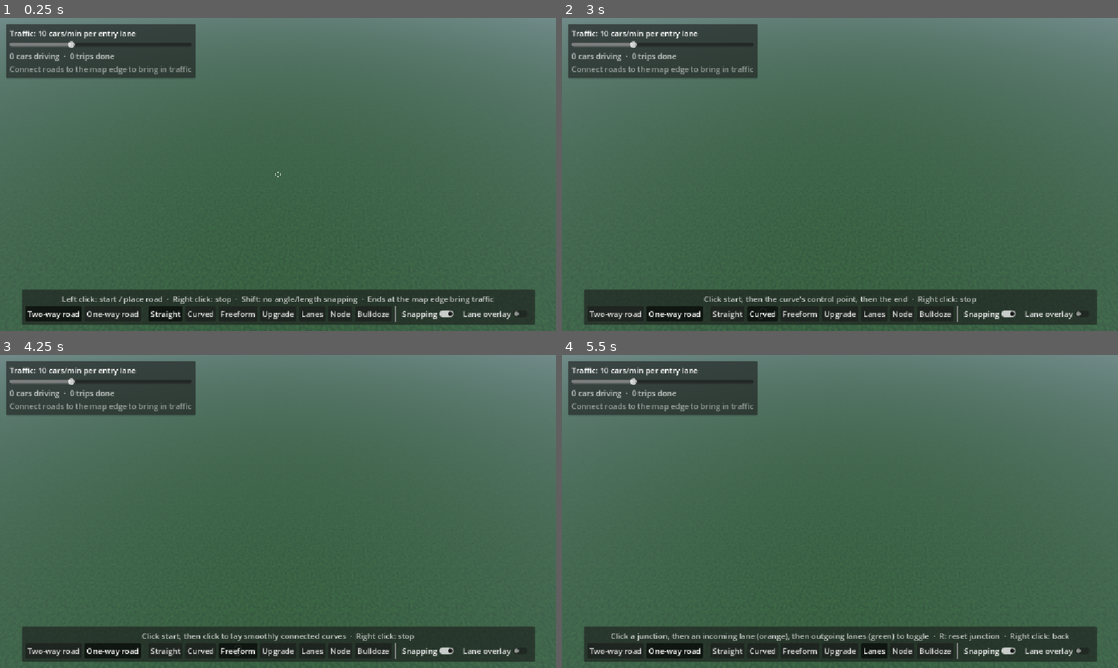
Above: before the commit, frames 1-4 (two rows, left to right).
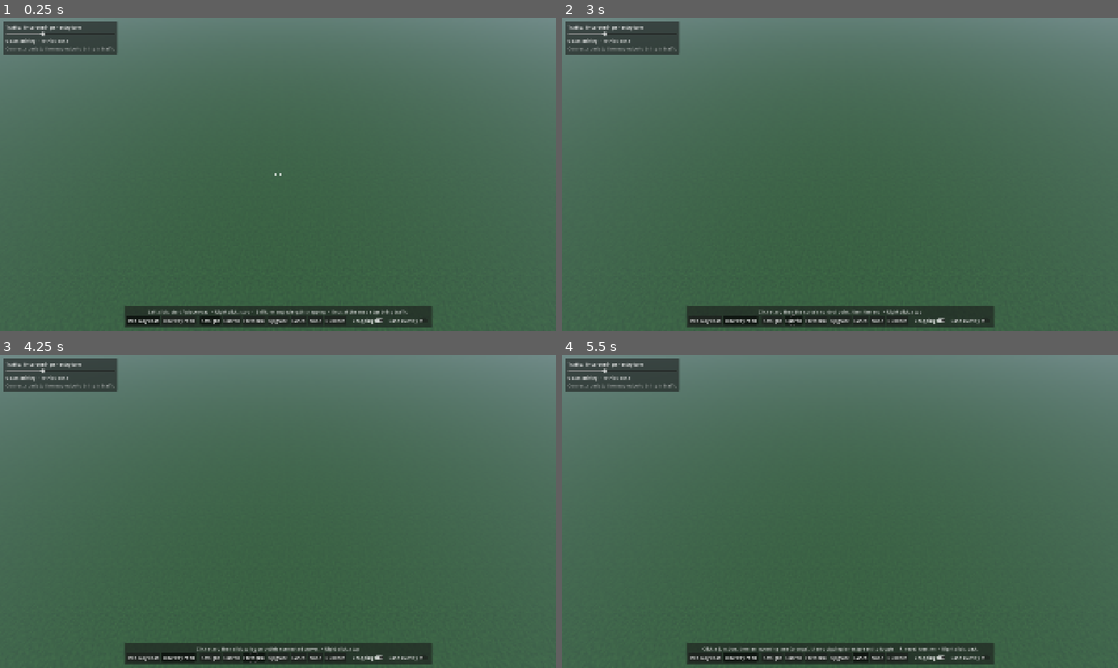
Above: after the commit, the same moments.

Repository: C01M/City-Builder
Game: Godot game, scene res://scenes/main.tscn
Two runs of this game, one before a commit and one after it. Both use one fixed random seed, a clock stepped at 60 frames per second and the inputs below.
Inputs:
- Up to frame 1 (0.25 s): no input
- Up to frame 2 (3 s): click "Two-way road" at 0.5 s; click "One-way road" at 1.25 s; click "Straight" at 2 s; click "Curved" at 2.75 s
- Up to frame 3 (4.25 s): click "Freeform" at 3.5 s
- Up to frame 4 (5.5 s): click "Upgrade" at 4.25 s; click "Lanes" at 5 s

The runs differ from the first frame. In frame 1, 14% of the frame differs, in the area x 0-97%, y 1-99%; in frame 2, 13%; in frame 3, 14%; in frame 4, 14%.

Commit message:
Wait at conflict points inside junctions, faster turns, fullscreen
Cars now reserve the conflict zones along their path through a junction
one at a time (first come, first served by request time) instead of the
whole path, and wait just before the first zone they can't reserve, so
e.g. a left turn waits in the middle at the oncoming lane. Cars also
follow a car that turned off their lane while its tail is still in it.
Throughput at a 4-way at 10 cars/min per lane rose from 126 to 148
trips in 5 minutes (102 to 143 with 12 m curbs).

Turns are about 50% faster (lateral grip 3 -> 7 m/s²) and cars waiting
for a junction approach at up to 35 km/h instead of 20.

The game opens borderless fullscreen with a 1920x1080 base size.

Co-Authored-By: Claude Opus 5.5 <noreply@anthropic.com>

Diff:
--- a/project.godot
+++ b/project.godot
@@ -17,6 +17,9 @@
 
 [display]
 
+window/size/viewport_width=1920
+window/size/viewport_height=1080
+window/size/mode=3
 window/stretch/mode="canvas_items"
 window/stretch/aspect="expand"
 
--- a/scripts/traffic/traffic_graph.gd
+++ b/scripts/traffic/traffic_graph.gd
@@ -5,9 +5,10 @@
 ## Rebuilt whenever the network changes.
 
 ## Comfortable sideways acceleration in curves (m/s²); sets curve speed limits.
-const LATERAL_ACCEL := 3.0
-## Junction paths closer than this (m) can't be driven at the same time.
-const CONFLICT_DISTANCE := 2.2
+const LATERAL_ACCEL := 7.0
+## Where junction paths come closer than this (m, center line to center line),
+## cars on them could touch: that stretch of both paths is a conflict zone.
+const ZONE_DISTANCE := 2.8
 ## Road ends this close to the map edge count as outside connections.
 const BORDER_TOLERANCE := 3.0
 
@@ -29,8 +30,11 @@
 	var speed_limit := PackedFloat32Array()
 	var length: float = 0.0
 	var next: Array[int] = []
-	## Connection pieces at the same junction that can't be used at the same time.
+	## Connection pieces at the same junction that share a conflict zone with this one.
 	var conflicts: Array[int] = []
+	## Conflict zones along this connection, sorted by start:
+	## {zone: zone id, side: 0 / 1 (which piece of the zone this is), start, end (distance along this piece)}.
+	var zones: Array[Dictionary] = []
 	var bounds: Rect2
 
 	## Index of the polyline segment containing distance `s`.
@@ -128,6 +132,8 @@
 
 
 var pieces: Array[Piece] = []
+## Number of conflict zones (ids 0 .. zone_count - 1).
+var zone_count: int = 0
 var lane_pieces: Dictionary = {}  # lane key -> piece id
 ## Dead-end nodes on the map border, where traffic enters and leaves.
 var outside_nodes: Array[int] = []
@@ -263,32 +269,55 @@
 	return p
 
 
+## Finds where pairs of paths through a junction come close (cross, merge into the
+## same exit lane, or split from the same entry lane) and records a conflict zone
+## on both. Cars on the very same path just follow each other.
 func _find_conflicts(conns: Array[Piece]) -> void:
 	for i in conns.size():
 		for j in range(i + 1, conns.size()):
 			var a := conns[i]
 			var b := conns[j]
-			# Paths from the same lane diverge inside the junction: a turning car's
-			# tail can still block a follower going another way, so they conflict too.
-			# (Cars on the very same path just follow each other.)
-			if a.in_key == b.in_key or a.out_key == b.out_key or _paths_close(a.points, b.points):
-				a.conflicts.append(b.id)
-				b.conflicts.append(a.id)
-
-
-static func _paths_close(a: PackedVector3Array, b: PackedVector3Array) -> bool:
-	for i in a.size() - 1:
-		var a0 := Vector2(a[i].x, a[i].z)
-		var a1 := Vector2(a[i + 1].x, a[i + 1].z)
-		for j in b.size() - 1:
-			var b0 := Vector2(b[j].x, b[j].z)
-			var b1 := Vector2(b[j + 1].x, b[j + 1].z)
-			if Geometry2D.segment_intersects_segment(a0, a1, b0, b1) != null:
-				return true
-			if Geometry2D.get_closest_point_to_segment(a0, b0, b1).distance_to(a0) < CONFLICT_DISTANCE \
-					or Geometry2D.get_closest_point_to_segment(b0, a0, a1).distance_to(b0) < CONFLICT_DISTANCE:
-				return true
-	return false
+			var za := _close_stretch(a, b)
+			var zb := _close_stretch(b, a)
+			if za.x < 0.0 or zb.x < 0.0:
+				continue
+			# Paths from the same lane: a turning car's tail can still block a
+			# follower going another way until the paths have split.
+			if a.in_key == b.in_key:
+				za.x = 0.0
+				zb.x = 0.0
+			# Paths into the same lane: the zone runs to the lane, where cars follow.
+			if a.out_key == b.out_key:
+				za.y = a.length
+				zb.y = b.length
+			var id := zone_count
+			zone_count += 1
+			a.zones.append({"zone": id, "side": 0, "start": za.x, "end": za.y})
+			b.zones.append({"zone": id, "side": 1, "start": zb.x, "end": zb.y})
+			a.conflicts.append(b.id)
+			b.conflicts.append(a.id)
+	for p in conns:
+		p.zones.sort_custom(func(x: Dictionary, y: Dictionary) -> bool: return x.start < y.start)
+
+
+## Stretch of `a` (Vector2(start, end) distance along it) within ZONE_DISTANCE of
+## `b`, widened by one sample on each side. (-1, -1) if they never come close.
+static func _close_stretch(a: Piece, b: Piece) -> Vector2:
+	var lo := INF
+	var hi := -INF
+	for i in a.points.size():
+		var p := Vector2(a.points[i].x, a.points[i].z)
+		for j in b.points.size() - 1:
+			var b0 := Vector2(b.points[j].x, b.points[j].z)
+			var b1 := Vector2(b.points[j + 1].x, b.points[j + 1].z)
+			if Geometry2D.get_closest_point_to_segment(p, b0, b1).distance_to(p) < ZONE_DISTANCE:
+				lo = minf(lo, a.dist[i])
+				hi = maxf(hi, a.dist[i])
+				break
+	if lo == INF:
+		return Vector2(-1.0, -1.0)
+	var step := a.length / maxf(a.points.size() - 1, 1)
+	return Vector2(maxf(lo - step, 0.0), minf(hi + step, a.length))
 
 
 static func _circumradius(a: Vector3, b: Vector3, c: Vector3) -> float:
--- a/scripts/traffic/traffic_manager.gd
+++ b/scripts/traffic/traffic_manager.gd
@@ -23,9 +23,9 @@
 const LOOKAHEAD := 150.0
 const MAX_CARS := 800
 const STOP_LINE_MARGIN := 0.5
-## Until a car has reserved its path through a junction with crossing traffic,
-## it approaches the stop line no faster than this (m/s, ~20 km/h)...
-const JUNCTION_APPROACH_SPEED := 6.0
+## Until a car has reserved its way through a junction with crossing traffic,
+## it approaches where it may have to stop no faster than this (m/s, ~35 km/h)...
+const JUNCTION_APPROACH_SPEED := 9.7
 ## ...and asks for the junction once it is this close (m).
 const JUNCTION_REQUEST_DISTANCE := 35.0
 const SPAWN_SPEED := 12.0
@@ -48,10 +48,15 @@
 	var accel: float = 0.0
 	var dest_node: int = -1
 	var color: Color
-	## Route indices of junction connections this car has reserved.
-	var granted: Dictionary = {}
-	var requested_piece: int = -1
+	## Junction path (route index) whose conflict zones the car is queued for, and since when.
+	var request_k: int = -1
 	var request_time: float = 0.0
+	## Zones queued for: zone id -> side.
+	var pending: Dictionary = {}
+	## Zones reserved: {zone, side, k (route index of the junction path), end (zone end along it)}.
+	var held: Array[Dictionary] = []
+	## Junction paths the car may enter because their exit lane had room: route index -> piece id.
+	var committed: Dictionary = {}
 	var front_pos := Vector3.ZERO
 	var heading := Vector3.FORWARD
 	## What limited the car most this step: "free", "curve", "leader", "junction" (for debugging).
@@ -72,8 +77,11 @@
 var _next_car_id := 1
 var _dirty := true
 var _spawn_due: Dictionary = {}  # entry piece id -> time of next spawn
-var _reserved: Dictionary = {}  # connection piece id -> Array of Car
-var _pending: Dictionary = {}  # connection piece id -> Array of Car waiting
+## Per conflict zone id: [cars holding side 0, cars holding side 1].
+var _zone_holders: Array = []
+## Per conflict zone id: [cars queued for side 0, cars queued for side 1].
+var _zone_pending: Array = []
+var _entering: Dictionary = {}  # connection piece id -> Array of Car committed to it
 var _piece_cars: Dictionary = {}  # piece id -> Array of Car, sorted by s
 var _multimesh: MultiMesh
 var _markers: MeshInstance3D
@@ -150,8 +158,12 @@
 func _rebuild_graph() -> void:
 	_dirty = false
 	graph = TrafficGraph.build(network, map_half_size, MAX_SPEED)
-	_reserved.clear()
-	_pending.clear()
+	_zone_holders.clear()
+	_zone_pending.clear()
+	for i in graph.zone_count:
+		_zone_holders.append([[], []])
+		_zone_pending.append([[], []])
+	_entering.clear()
 	_piece_cars.clear()
 	_spawn_due.clear()
 	var kept: Array[Car] = []
@@ -184,11 +196,18 @@
 	car.route = route
 	car.index = 0
 	car.s = best_s
-	car.granted.clear()
-	car.requested_piece = -1
+	car.held.clear()
+	car.pending.clear()
+	car.committed.clear()
+	car.request_k = -1
 	var piece := graph.pieces[best_piece]
 	if piece.is_connection:
-		_grant(car, piece, 0)
+		# Already inside the junction: it takes the zones it still has to pass.
+		car.committed[0] = piece.id
+		_entering_list(piece.id).append(car)
+		for z: Dictionary in piece.zones:
+			if car.s - CAR_LENGTH <= z.end:
+				_take(car, z, 0)
 	_piece_list(best_piece).append(car)
 	return true
 
@@ -276,6 +295,8 @@
 	var to_piece := -car.s  # distance from the car's front to the start of piece k
 	var leader_found := false
 	var junction_checked := false
+	## Where the car has to stop for a junction (distance from its front).
+	var stop := INF
 	var k := car.index
 	while k < car.route.size() and to_piece < LOOKAHEAD:
 		var p := graph.pieces[car.route[k]]
@@ -289,34 +310,53 @@
 					var vl := p.speed_limit[i]
 					v0 = minf(v0, sqrt(vl * vl + 2.0 * COMFORT_DECEL * d))
 					need = maxf(need, (v * v - vl * vl) / (2.0 * maxf(d, 0.5)))
-		# Next junction: stop at the line unless our path through it is reserved.
-		if p.is_connection and k > car.index and not junction_checked:
-			junction_checked = true
-			if not p.conflicts.is_empty() and not car.granted.has(k):
-				var to_line := maxf(to_piece - STOP_LINE_MARGIN, 0.0)
-				if to_line >= JUNCTION_REQUEST_DISTANCE or not _try_reserve(car, p, k):
-					# We stop at the line, so cars beyond it don't matter yet.
-					leader_found = true
-					var va := JUNCTION_APPROACH_SPEED
-					approach = minf(approach, sqrt(va * va + 2.0 * COMFORT_DECEL * to_line))
-					approach_need = (v * v - va * va) / (2.0 * maxf(to_line, 0.5))
-					if to_line < JUNCTION_REQUEST_DISTANCE:
-						# A stop line needs no time gap, just room to stop.
-						var term := _idm_interaction(v, to_line, v, 0.0)
-						if term < accel:
-							accel = term
-							car.limit = "junction"
-		# Car ahead.
+		# Junction (the one we're in, then the next): drive up to the first
+		# conflict zone we can't reserve yet and wait there.
+		if p.is_connection and not p.zones.is_empty() and stop == INF and not junction_checked:
+			junction_checked = k > car.index
+			stop = _junction_stop(car, p, k, to_piece)
+			if stop < INF:
+				var va := JUNCTION_APPROACH_SPEED
+				approach = minf(approach, sqrt(va * va + 2.0 * COMFORT_DECEL * stop))
+				approach_need = (v * v - va * va) / (2.0 * maxf(stop, 0.5))
+				if stop < JUNCTION_REQUEST_DISTANCE:
+					# A stop point needs no time gap, just room to stop.
+					var term := _idm_interaction(v, stop, v, 0.0)
+					if term < accel:
+						accel = term
+						car.limit = "junction"
+		# Car ahead (cars beyond where we have to stop don't matter yet).
 		if not leader_found:
 			for other: Car in _piece_cars.get(p.id, []):
 				if other == car or (k == car.index and other.s <= car.s):
 					continue
-				var term := _idm_interaction(v, to_piece + other.s - CAR_LENGTH, v - other.v, TIME_HEADWAY)
-				if term < accel:
-					accel = term
-					car.limit = "leader"
+				var gap := to_piece + other.s - CAR_LENGTH
+				if gap <= stop:
+					var term := _idm_interaction(v, gap, v - other.v, TIME_HEADWAY)
+					if term < accel:
+						accel = term
+						car.limit = "leader"
 				leader_found = true
 				break
+			# A car that just turned off this lane onto another path through the
+			# junction may still have its tail in the lane (e.g. waiting inside).
+			if not leader_found and not p.is_connection:
+				var next_on_route := car.route[k + 1] if k + 1 < car.route.size() else -1
+				for nid in p.next:
+					var list: Array = _piece_cars.get(nid, [])
+					if nid == next_on_route or list.is_empty():
+						continue
+					var other: Car = list[0]
+					if other.s < CAR_LENGTH:
+						var gap := to_piece + p.length + other.s - CAR_LENGTH
+						if gap <= stop:
+							var term := _idm_interaction(v, gap, v - other.v, TIME_HEADWAY)
+							if term < accel:
+								accel = term
+								car.limit = "leader"
+						leader_found = true
+			if to_piece + p.length > stop:
+				leader_found = true
 		to_piece += p.length
 		k += 1
 	if accel == INF:
@@ -347,41 +387,103 @@
 	return -MAX_ACCEL * (desired / g) * (desired / g)
 
 
-## Tries to reserve junction path `p` (route index `k`). First come, first served
-## among conflicting paths, and only if the exit lane has room.
-func _try_reserve(car: Car, p: TrafficGraph.Piece, k: int) -> bool:
-	if car.requested_piece != p.id:
-		_cancel_request(car)
-		car.requested_piece = p.id
-		car.request_time = _time
-		_pending_list(p.id).append(car)
-	for cid in p.conflicts:
-		if not (_reserved.get(cid, []) as Array).is_empty():
+## Where the car must stop for junction path `p` (route index `k`, starting
+## `to_piece` m ahead of its front), as a distance from its front: at the stop
+## line while it's far off or its exit lane is full, otherwise just before the
+## first conflict zone it can't reserve yet. INF if it may drive through.
+## Zones are reserved in order along the path, first come first served by the
+## time cars asked for the junction, so waiting cars never wait on each other in
+## a circle.
+func _junction_stop(car: Car, p: TrafficGraph.Piece, k: int, to_piece: float) -> float:
+	var on_piece := k == car.index
+	if not on_piece:
+		var to_line := maxf(to_piece - STOP_LINE_MARGIN, 0.0)
+		if to_line >= JUNCTION_REQUEST_DISTANCE:
+			return to_line
+		_request(car, p, k)
+		if not car.committed.has(k):
+			# Don't block the junction: the exit lane needs room for everyone entering.
+			if not _exit_has_room(p):
+				return to_line
+			car.committed[k] = p.id
+			_entering_list(p.id).append(car)
+	for z: Dictionary in p.zones:
+		if _holds(car, z.zone, k):
+			continue
+		if on_piece and car.s - CAR_LENGTH > z.end:
+			continue  # already past it
+		if on_piece and car.s >= z.start:
+			_take(car, z, k)  # already in it
+			continue
+		if not _can_take(car, z.zone, z.side):
+			return maxf(to_piece + z.start - STOP_LINE_MARGIN, 0.0)
+		_take(car, z, k)
+	return INF
+
+
+func _exit_has_room(p: TrafficGraph.Piece) -> bool:
+	var out_cars: Array = _piece_cars.get(p.next[0], [])
+	if out_cars.is_empty():
+		return true
+	var last: Car = out_cars[0]
+	var needed := ((_entering.get(p.id, []) as Array).size() + 1) * (CAR_LENGTH + MIN_GAP)
+	return last.s - CAR_LENGTH >= needed or last.v >= 2.0
+
+
+## Queues the car for every conflict zone of junction path `p`.
+func _request(car: Car, p: TrafficGraph.Piece, k: int) -> void:
+	if car.request_k == k:
+		return
+	_cancel_request(car)
+	car.request_k = k
+	car.request_time = _time
+	for z: Dictionary in p.zones:
+		if not _holds(car, z.zone, k):
+			(_zone_pending[z.zone][z.side] as Array).append(car)
+			car.pending[z.zone] = z.side
+
+
+func _cancel_request(car: Car) -> void:
+	for zone: int in car.pending:
+		(_zone_pending[zone][car.pending[zone]] as Array).erase(car)
+	car.pending.clear()
+	car.request_k = -1
+
+
+## A zone side is free if nobody holds the other side and nobody who asked
+## earlier is queued for it.
+func _can_take(car: Car, zone: int, side: int) -> bool:
+	if not (_zone_holders[zone][1 - side] as Array).is_empty():
+		return false
+	for other: Car in _zone_pending[zone][1 - side]:
+		if other.request_time < car.request_time or (other.request_time == car.request_time and other.id < car.id):
 			return false
-		for other: Car in _pending.get(cid, []):
-			if other.request_time < car.request_time or (other.request_time == car.request_time and other.id < car.id):
-				return false
-	# Don't block the junction: the exit lane needs room for everyone entering.
-	var out_cars: Array = _piece_cars.get(p.next[0], [])
-	if not out_cars.is_empty():
-		var last: Car = out_cars[0]
-		var needed := ((_reserved.get(p.id, []) as Array).size() + 1) * (CAR_LENGTH + MIN_GAP)
-		if last.s - CAR_LENGTH < needed and last.v < 2.0:
-			return false
-	_grant(car, p, k)
 	return true
 
 
-func _grant(car: Car, p: TrafficGraph.Piece, k: int) -> void:
-	_cancel_request(car)
-	_reserved_list(p.id).append(car)
-	car.granted[k] = p.id
-
-
-func _cancel_request(car: Car) -> void:
-	if car.requested_piece >= 0:
-		_pending_list(car.requested_piece).erase(car)
-		car.requested_piece = -1
+func _take(car: Car, z: Dictionary, k: int) -> void:
+	(_zone_holders[z.zone][z.side] as Array).append(car)
+	if car.pending.has(z.zone):
+		(_zone_pending[z.zone][car.pending[z.zone]] as Array).erase(car)
+		car.pending.erase(z.zone)
+	car.held.append({"zone": z.zone, "side": z.side, "k": k, "end": z.end})
+
+
+func _holds(car: Car, zone: int, k: int) -> bool:
+	for h in car.held:
+		if h.zone == zone and h.k == k:
+			return true
+	return false
+
+
+## How far the car's tail is past the start of route piece `k` (negative before it).
+func _tail_past(car: Car, k: int) -> float:
+	if k > car.index:
+		return -INF
+	var d := car.s - CAR_LENGTH
+	for j in range(k, car.index):
+		d += graph.pieces[car.route[j]].length
+	return d
 
 
 ## Moves the car `ds` meters along its route. Returns false when it arrives.
@@ -396,14 +498,23 @@
 		car.index += 1
 		piece = graph.pieces[car.route[car.index]]
 		_piece_list(piece.id).push_front(car)
-		# Couldn't stop in time: claim the junction anyway so others wait.
-		if piece.is_connection and not piece.conflicts.is_empty() and not car.granted.has(car.index):
-			_grant(car, piece, car.index)
-	# Release junctions once the whole car has left them.
-	for k: int in car.granted.keys():
-		if car.index > k + 1 or (car.index == k + 1 and car.s >= CAR_LENGTH):
-			_reserved_list(car.granted[k]).erase(car)
-			car.granted.erase(k)
+	# Couldn't stop in time: claim the zone anyway so others wait.
+	if piece.is_connection:
+		for z: Dictionary in piece.zones:
+			if car.s >= z.start and car.s - CAR_LENGTH <= z.end and not _holds(car, z.zone, car.index):
+				_take(car, z, car.index)
+	# Release zones once the whole car has left them, and forget junctions behind.
+	for i in range(car.held.size() - 1, -1, -1):
+		var h := car.held[i]
+		if _tail_past(car, h.k) > h.end:
+			(_zone_holders[h.zone][h.side] as Array).erase(car)
+			car.held.remove_at(i)
+	for k: int in car.committed.keys():
+		if car.index > k:
+			_entering_list(car.committed[k]).erase(car)
+			car.committed.erase(k)
+	if car.request_k >= 0 and car.index > car.request_k:
+		_cancel_request(car)
 	car.front_pos = piece.position_at(car.s)
 	car.heading = piece.direction_at(car.s)
 	return true
@@ -411,8 +522,12 @@
 
 func _remove_car(car: Car) -> void:
 	_cancel_request(car)
-	for k: int in car.granted:
-		_reserved_list(car.granted[k]).erase(car)
+	for h in car.held:
+		(_zone_holders[h.zone][h.side] as Array).erase(car)
+	car.held.clear()
+	for k: int in car.committed:
+		_entering_list(car.committed[k]).erase(car)
+	car.committed.clear()
 	_piece_list(car.route[car.index]).erase(car)
 	cars.erase(car)
 
@@ -423,16 +538,10 @@
 	return _piece_cars[id]
 
 
-func _reserved_list(id: int) -> Array:
-	if not _reserved.has(id):
-		_reserved[id] = []
-	return _reserved[id]
-
-
-func _pending_list(id: int) -> Array:
-	if not _pending.has(id):
-		_pending[id] = []
-	return _pending[id]
+func _entering_list(id: int) -> Array:
+	if not _entering.has(id):
+		_entering[id] = []
+	return _entering[id]
 
 
 # ---------------------------------------------------------------- queries / visuals
--- a/tests/test_traffic.gd
+++ b/tests/test_traffic.gd
@@ -5,6 +5,8 @@
 
 const DT := 1.0 / 30.0
 const HALF := 200.0
+## A car whose front is this far past the stop line is inside the junction.
+const CAR_INSIDE := 5.0
 
 var _failures := 0
 var _two: RoadType
@@ -44,7 +46,7 @@
 
 ## Runs the simulation, tracking limits and checking for overlapping cars.
 func _run(traffic: TrafficManager, seconds: float, stats: Dictionary = {}) -> Dictionary:
-	for key in ["max_speed", "max_accel", "min_accel", "overlaps", "max_cars"]:
+	for key in ["max_speed", "max_accel", "min_accel", "overlaps", "max_cars", "inside_waits"]:
 		if not stats.has(key):
 			stats[key] = 0.0
 	for i in int(seconds / DT):
@@ -54,6 +56,9 @@
 			stats.max_speed = maxf(stats.max_speed, car.v)
 			stats.max_accel = maxf(stats.max_accel, car.accel)
 			stats.min_accel = minf(stats.min_accel, car.accel)
+			# Stopped well inside a junction, waiting for crossing traffic.
+			if car.v < 0.3 and car.s > CAR_INSIDE and traffic.graph.pieces[car.route[car.index]].is_connection:
+				stats.inside_waits += 1
 		if i % 3 == 0:
 			stats.overlaps += _count_overlaps(traffic)
 	return stats
@@ -163,6 +168,7 @@
 				longer += 1
 	_check(total == 12 and longer == 12, "edited crossing: wider curbs lengthen all 12 paths (%d of %d)" % [longer, total])
 	_check(traffic.completed_trips >= 40, "edited crossing: traffic flows (%d trips)" % traffic.completed_trips)
+	_check(stats.inside_waits > 0, "edited crossing: cars pull into the junction to wait for crossing traffic")
 	_check_limits(stats, "edited crossing")
 	net.free()
 	traffic.free()
Not shown, changed: CLAUDE.md
